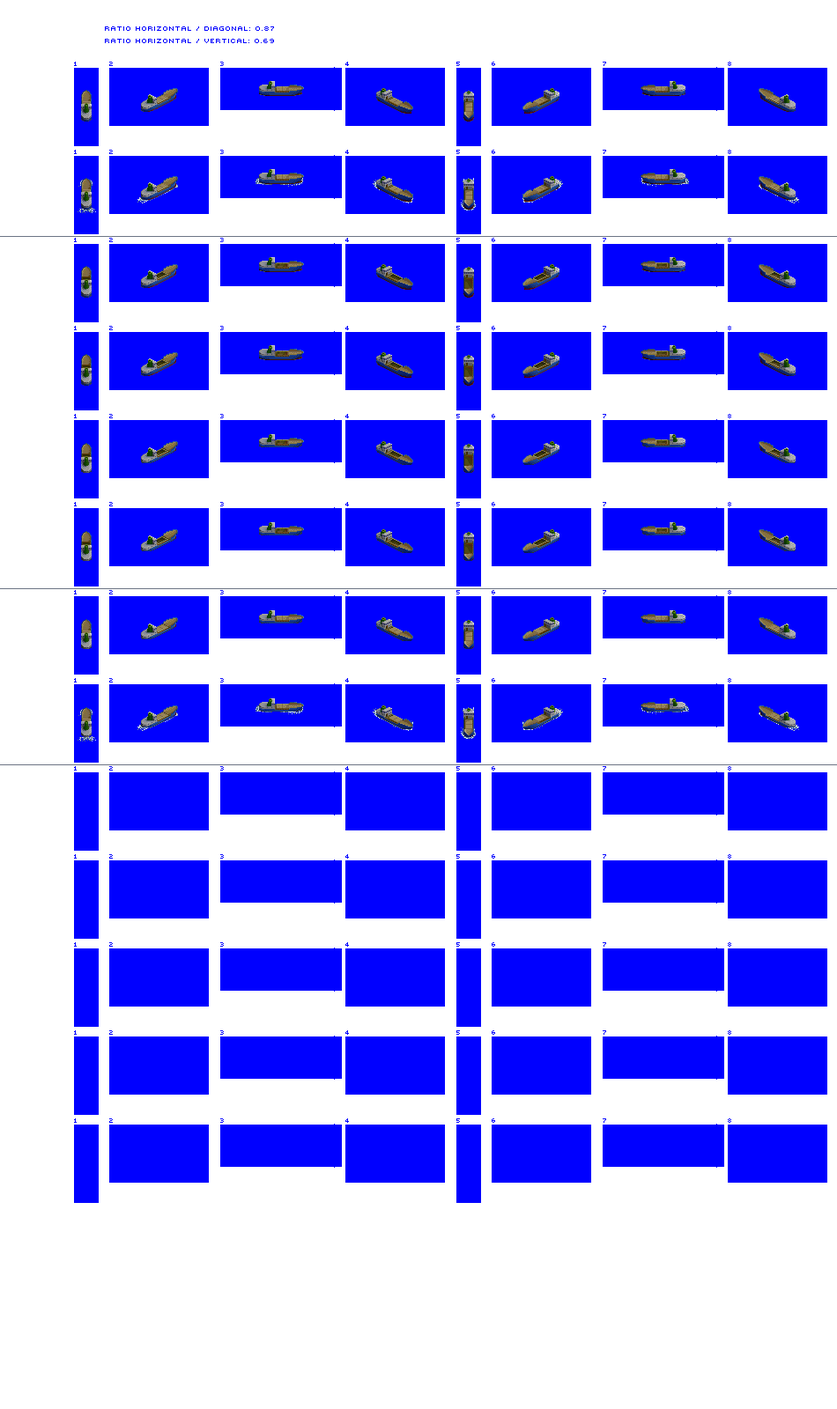
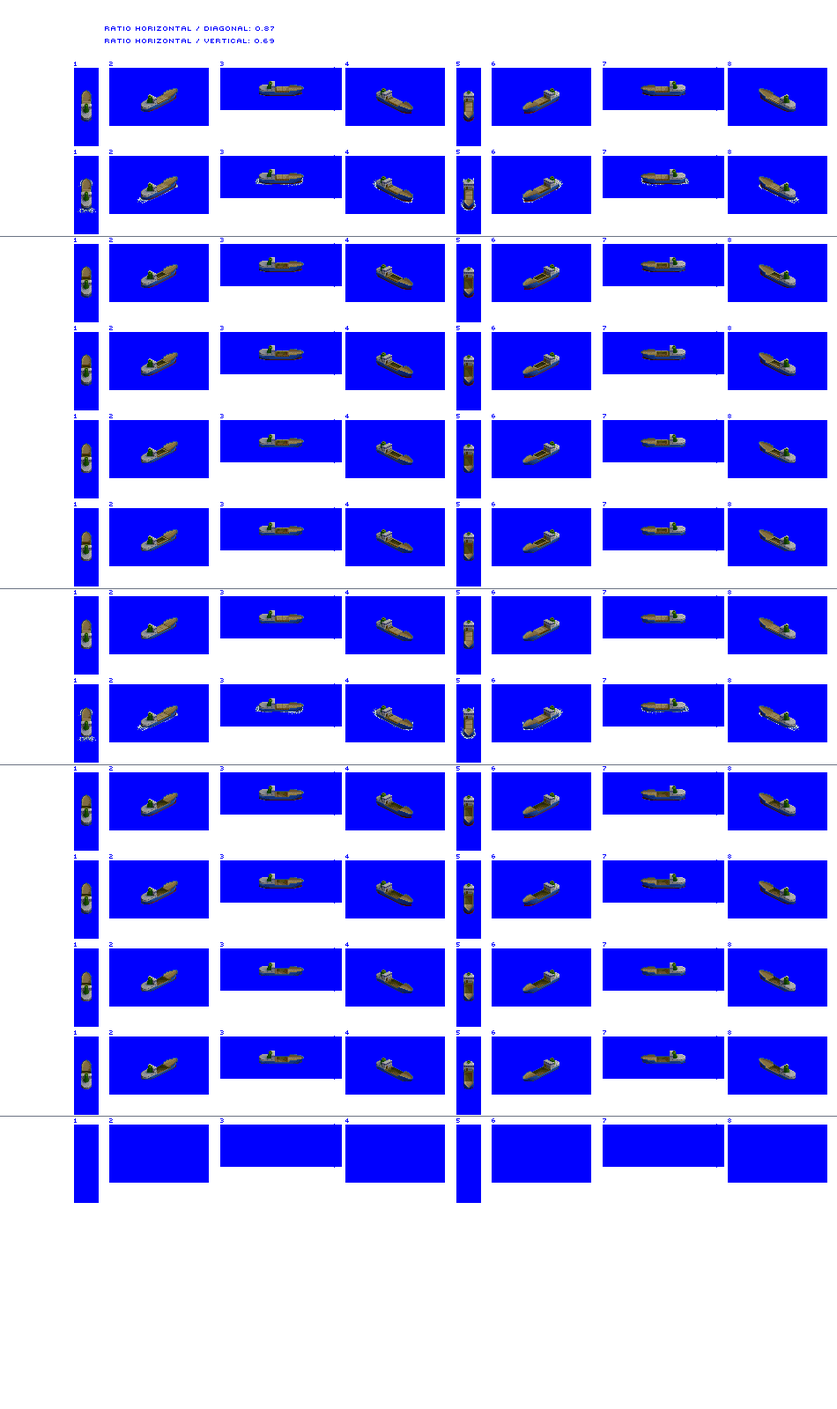
The second 837×1409 image is a revision of the first. Changes to its layers:
painted on "Small Trader" over left=81, top=785, right=796, bottom=1090
painted on "blue bg" over left=0, top=1116, right=837, bottom=1117
